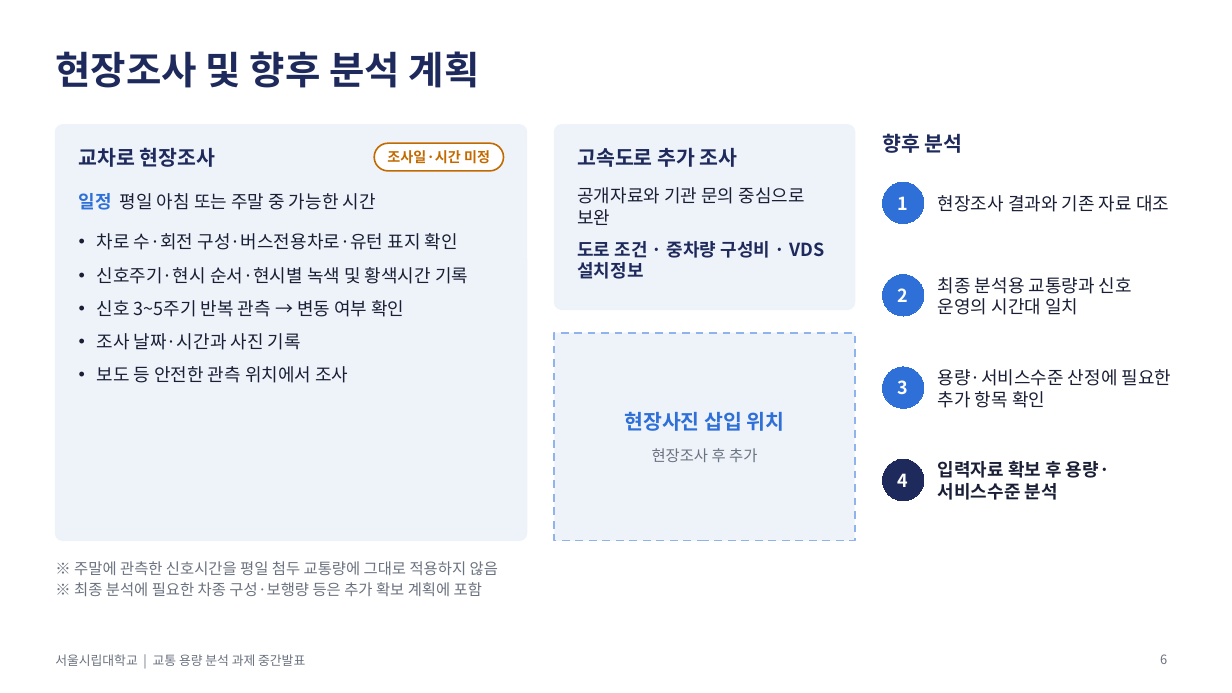
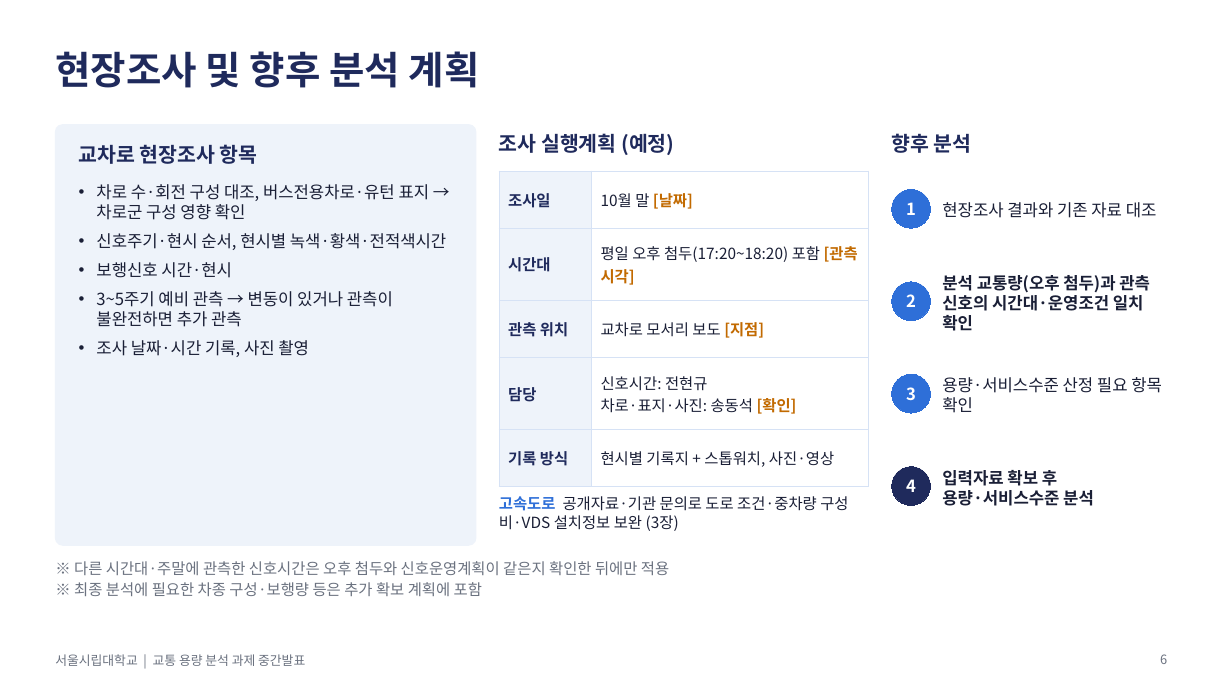
Before and after one commit to JeonHyunGyu/Claude, a slide deck: slide 6 of 교통용량분석_중간발표.pptx. Drawn at 1232x693 pixels with LibreOffice and Linux fonts; fonts in the diff are those of the drawing. Boxes give left, top, right and bottom in pixels: in the first picture for what was removed or moved away, otherwise in the second. Text is boxed around its words. In the diff, an @@ line names an element or a change of style, - is before the commit and + after.

```diff
--- a/교통용량분석_중간발표.pptx
+++ b/교통용량분석_중간발표.pptx
@@ rounded rectangle: place and size @@
-rounded rectangle at [55, 125, 527, 541]
+rounded rectangle at [55, 125, 476, 545]
@@ text at [79, 144, 258, 164]: text changed @@
-교차로 현장조사
+교차로 현장조사 항목
@@ rounded rectangle removed at [374, 143, 504, 171] @@
-조사일·시간 미정
@@ text at [499, 133, 674, 155]: text changed; size 14 to 16 pt; text colour #1A1F36 to #1F2A5C; bold on @@
-일정 평일 아침 또는 주말 중 가능한 시간
+조사 실행계획 (예정)
@@ rounded rectangle removed at [555, 125, 855, 310] @@
@@ text removed at [577, 147, 738, 167] @@
-고속도로 추가 조사
@@ text "향후 분석": place and size @@
-text "향후 분석" at [882, 133, 963, 153]
+text "향후 분석" at [892, 133, 972, 153]
@@ table added at [499, 171, 869, 471], 5 rows, 2 columns @@
+조사일 | 10월 말 [날짜]
+시간대 | 평일 오후 첨두(17:20~18:20) 포함 [관측 시각]
+관측 위치 | 교차로 모서리 보도 [지점]
+담당 | 신호시간: 전현규 / 차로·표지·사진: 송동석 [확인]
+기록 방식 | 현시별 기록지 + 스톱워치, 사진·영상
@@ text at [96, 184, 446, 357]: text changed; size 14 to 13 pt @@
-• 차로 수·회전 구성·버스전용차로·유턴 표지 확인
-• 신호주기·현시 순서·현시별 녹색 및 황색시간 기록
-• 신호 3~5주기 반복 관측 → 변동 여부 확인
-• 조사 날짜·시간과 사진 기록
-• 보도 등 안전한 관측 위치에서 조사
+• 차로 수·회전 구성 대조, 버스전용차로·유턴 표지 → 차로군 구성 영향 확인
+• 신호주기·현시 순서, 현시별 녹색·황색·전적색시간
+• 보행신호 시간·현시
+• 3~5주기 예비 관측 → 변동이 있거나 관측이 불완전하면 추가 관측
+• 조사 날짜·시간 기록, 사진 촬영
@@ size 14 to 13 pt in 5 elements at [942, 202, 1157, 218], [892, 282, 931, 321], [892, 374, 931, 413], [892, 467, 931, 506], [892, 189, 931, 228] @@
@@ ellipse "1": place and size @@
-ellipse "1" at [883, 182, 924, 224]
+ellipse "1" at [892, 189, 931, 228]
@@ ellipse "2": place and size @@
-ellipse "2" at [883, 274, 924, 316]
+ellipse "2" at [892, 282, 931, 321]
@@ text at [942, 275, 1150, 331]: text changed; size 14 to 13 pt; bold on @@
-최종 분석용 교통량과 신호 운영의 시간대 일치
+분석 교통량(오후 첨두)과 관측 신호의 시간대·운영조건 일치 확인
@@ rectangle removed at [555, 333, 855, 541] @@
@@ ellipse "3": place and size @@
-ellipse "3" at [883, 367, 924, 409]
+ellipse "3" at [892, 374, 931, 413]
@@ text at [942, 377, 1162, 413]: text changed; size 14 to 13 pt @@
-용량·서비스수준 산정에 필요한 추가 항목 확인
+용량·서비스수준 산정 필요 항목 확인
@@ text removed at [625, 411, 785, 462] @@
-현장사진 삽입 위치
-현장조사 후 추가
@@ ellipse "4": place and size @@
-ellipse "4" at [883, 459, 924, 501]
+ellipse "4" at [892, 467, 931, 506]
@@ text at [942, 470, 1094, 506]: text changed; size 14 to 13 pt @@
-입력자료 확보 후 용량·서비스수준 분석
+입력자료 확보 후
+용량·서비스수준 분석
@@ text at [499, 496, 848, 531]: text changed; size 14 to 12 pt; text colour #1F2A5C to #1A1F36; bold off @@
-공개자료와 기관 문의 중심으로 보완
-도로 조건 · 중차량 구성비 · VDS 설치정보
+고속도로 공개자료·기관 문의로 도로 조건·중차량 구성비·VDS 설치정보 보완 (3장)
@@ text at [74, 561, 669, 575]: text changed @@
-※ 주말에 관측한 신호시간을 평일 첨두 교통량에 그대로 적용하지 않음
+※ 다른 시간대·주말에 관측한 신호시간은 오후 첨두와 신호운영계획이 같은지 확인한 뒤에만 적용
```
Also in this commit, not shown: 5 other slides changed, 2 other files.
